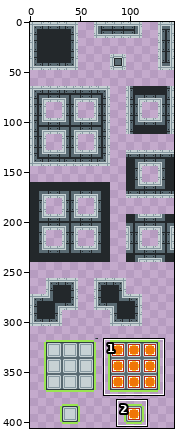
One commit to this sprite sheet: resources/tileset/tileset.png. Above: a wide view before the commit, with the close-up outlined.
Close-up. As it was:
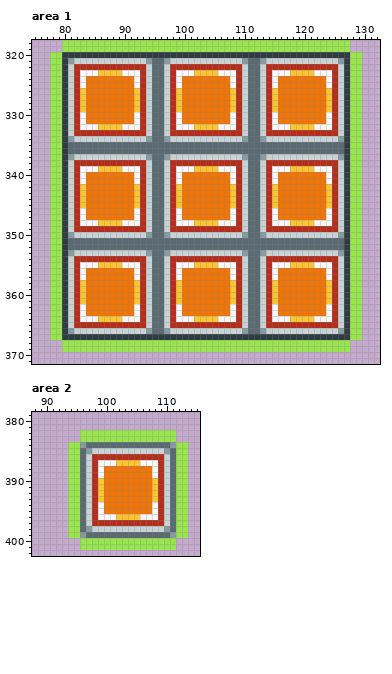
The file is 144x416 pixels. Shown: area 1: x 75..132, y 318..371; area 2: x 88..115, y 379..402. The wide view leaves out empty margins. The commit also changed other parts of the picture, which this record leaves out.
New version:
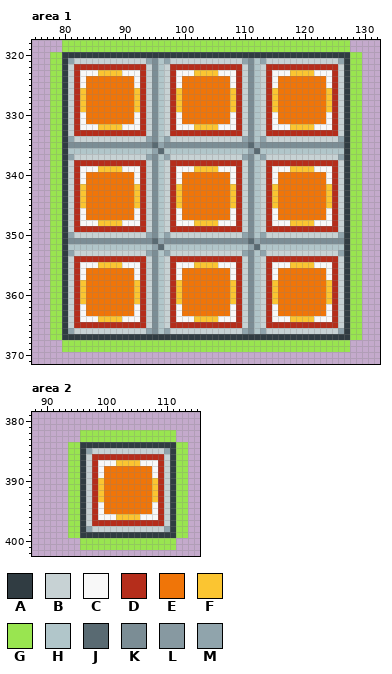
Palette (. is transparent): A #303c42  B #c7d2d4  C #f8f8f8  D #b52d1b  E #f07508  F #fbc531  G #99e550  H #b1c6ca  J #596a72  K #7b8d95  L #8799a1  M #90a4ac
Edits made:
Changed rows in their new state; - is an unchanged pixel.
Area 1:
first column x 81:
321 M------------MKHM------------MKHM------------M
322 --------------KH--------------KH--------------
323 --------------KH--------------KH--------------
324 --------------KH--------------KH--------------
325 --------------KH--------------KH--------------
326 --------------KH--------------KH--------------
327 --------------KH--------------KH--------------
328 --------------KH--------------KH--------------
329 --------------KH--------------KH--------------
330 --------------KH--------------KH--------------
331 --------------KH--------------KH--------------
332 --------------KH--------------KH--------------
333 --------------KH--------------KH--------------
334 M------------MKHM------------MKHM------------M
335 KKKKKKKKKKKKKK-MKKKKKKKKKKKKKK-MKKKKKKKKKKKKKK
336 HHHHHHHHHHHHHHM-HHHHHHHHHHHHHHM-HHHHHHHHHHHHHH
337 M------------MKHM------------MKHM------------M
338 --------------KH--------------KH--------------
339 --------------KH--------------KH--------------
340 --------------KH--------------KH--------------
341 --------------KH--------------KH--------------
342 --------------KH--------------KH--------------
343 --------------KH--------------KH--------------
344 --------------KH--------------KH--------------
345 --------------KH--------------KH--------------
346 --------------KH--------------KH--------------
347 --------------KH--------------KH--------------
348 --------------KH--------------KH--------------
349 --------------KH--------------KH--------------
350 M------------MKHM------------MKHM------------M
351 KKKKKKKKKKKKKK-MKKKKKKKKKKKKKK-MKKKKKKKKKKKKKK
352 HHHHHHHHHHHHHHM-HHHHHHHHHHHHHHM-HHHHHHHHHHHHHH
353 M------------MKHM------------MKHM------------M
354 --------------KH--------------KH--------------
355 --------------KH--------------KH--------------
356 --------------KH--------------KH--------------
357 --------------KH--------------KH--------------
358 --------------KH--------------KH--------------
359 --------------KH--------------KH--------------
360 --------------KH--------------KH--------------
361 --------------KH--------------KH--------------
362 --------------KH--------------KH--------------
363 --------------KH--------------KH--------------
364 --------------KH--------------KH--------------
365 --------------KH--------------KH--------------
366 M------------MKHM------------MKHM------------M
Area 2:
first column x 96:
384 AAAAAAAAAAAAAAAA
385 AM------------MA
386 A--------------A
387 A--------------A
388 A--------------A
389 A--------------A
390 A--------------A
391 A--------------A
392 A--------------A
393 A--------------A
394 A--------------A
395 A--------------A
396 A--------------A
397 A--------------A
398 AM------------MA
399 AAAAAAAAAAAAAAAA
Where, in picture pixels (left, top, right, bottom), the same in both close-ups:
changed: (68, 58, 344, 334)
changed: (80, 442, 176, 538)
